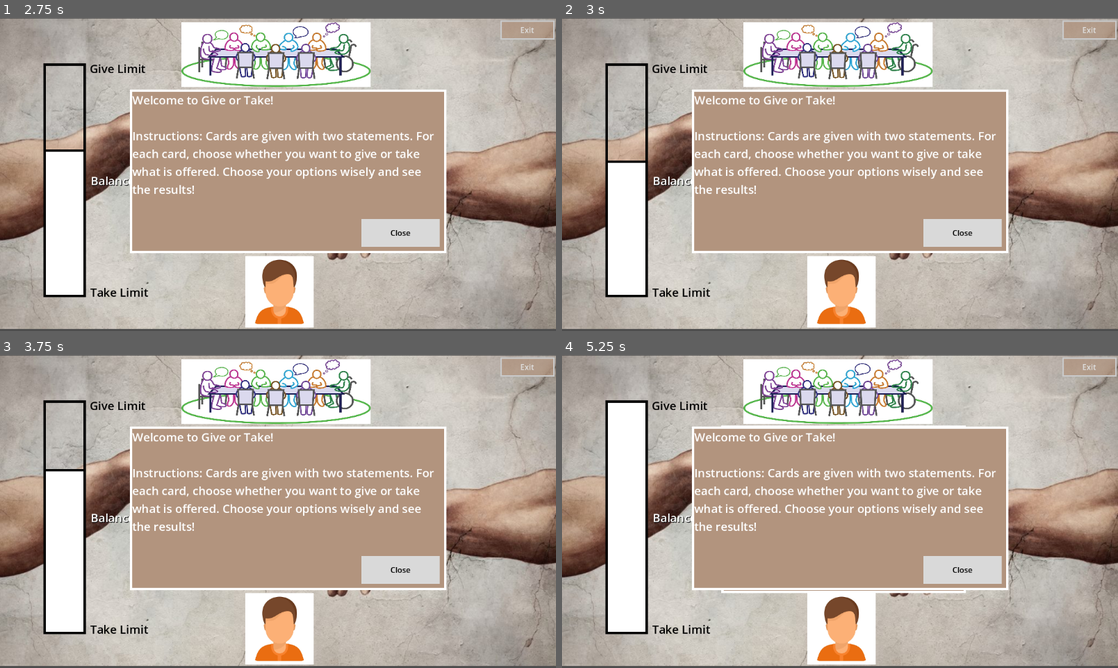
Above: before the commit, frames 1-4 (two rows, left to right).
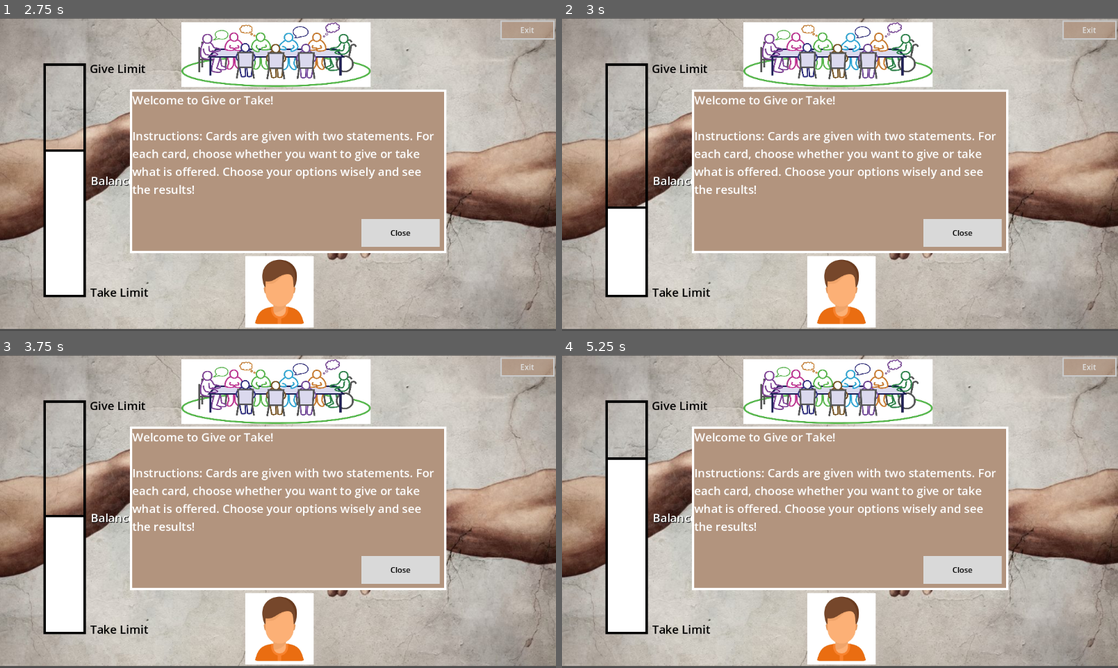
Above: after the commit, the same moments.

Repository: ethanjossi/IgnoranceisBliss
Game: Godot game, scene res://scenes/main.tscn
The game is run twice, just before and just after one commit, with the same random seed, the same clock (stepped at 60 frames per second) and the same inputs.
Inputs:
- Up to frame 1 (2.75 s): click "Play Give or Take" at 0.5 s; click "Give" at 1.25 s; click "Take" at 2 s
- Up to frame 2 (3 s): click "Give" at 2.75 s
- Up to frame 3 (3.75 s): click "Take" at 3.5 s
- Up to frame 4 (5.25 s): click "Give" at 4.25 s; click "Take" at 5 s

Frame 1 is identical in both runs. In frame 2, 1.1% of the frame differs, in the area x 8-15%, y 45-62%; in frame 3, 1.0%; in frame 4, 1.8%, in the area x 8-73%, y 15-77%.

Commit message:
Final Game Push

Diff:
--- a/scripts/GameManager.gd
+++ b/scripts/GameManager.gd
@@ -18,7 +18,7 @@
 var main_menu = load("res://scenes/main.tscn")
 
 # Constants
-const CSV_FILE = "IgnoranceIsBlissQuestions.csv"
+const CSV_FILE = "IgnoranceIsBlissQuestions2.csv"
 const QUESTION_IDX = 0
 const YES_RESP_IDX = 1
 const NO_RESP_IDX = 2
--- a/scripts/GiveorTakeQuestions.csv
+++ b/scripts/GiveorTakeQuestions.csv
@@ -1,10 +1,10 @@
 Give 10% tax on your groceries,-10,Get a grocery discount card,30
 Give away old clothes,-25,Get a closet makeover,40
-Give up watching TV for a week,-30,Get a free movie night with snacks,50
-Give 10% of your paycheck to charity,-10,Get a tax deduction,30
-Give up your morning coffee,-15,Get an extra hour of sleep,25
-Give away your used books,-10,Get a new bestseller,25
-Give up Chipotle for a month,-50,Get a home-cooked meal plan,70
-Give away your old phone,-20,Get a discount on the latest model,35
-Give up sugary snacks,-15,Get a weekly fruit basket,25
-Give up driving for a week,-30,Get a monthly public transport pass,40
+Give up watching TV for a week,-60,Get a free movie night with snacks,50
+Give 10% of your paycheck to charity,-50,Get a tax deduction,30
+Give up your morning coffee to your boss,-40,Get an extra hour of sleep,25
+Give away your used books,-20,Get a new bestseller,25
+Give a meal to a homeless person,-50,Get a home-cooked meal plan,70
+Give away your old phone,-45,Get a discount on the latest model,35
+Donate healthy snacks to a school,-30,Get a weekly fruit basket,25
+Give up driving for a week,-40,Get a monthly public transport pass,40
--- a/scripts/IgnoranceIsBlissQuestions.csv
+++ /dev/null
@@ -1,23 +0,0 @@
-QUESTION,YES MESSAGE,NO MESSAGE,THIRD BUTTON NAME,THIRD BUTTON STAT,YES POINTS,NO POINTS,THIRD POINTS,
-Your friend is making chicken and they are about to drink the raw chicken juice. Do you stay silent?,Your friend died of salmonella. Learn more about raw meat consumption and food safety challenges. Link: https://www.ncbi.nlm.nih.gov/pmc/articles/PMC10779077/,"You saved your friend's life, and educated them on proper food safety practices.",Stop them and tell everyone at school,Good job.,10,-10,-10,
-"You want to buy some new clothes and jewelry, but you don't have a lot of money. Do you want to buy from Shein?",You got some new stuff for a great price! Someone in a factory is working on it. Learn more about them here: https://time.com/6247732/shein-climate-change-labor-fashion/,"You only support corporations that pay their workers fairly and provide them with proper working conditions, even if it means you have to pay more.",They have ethical hiring practices,Are you sure about that?,10,-10,-10,
-There are reports of voter suppression tactics used in an upcoming election. Do you choose to still not vote?,"You stay home on election day, but see how that broad apathy enables anti-democratic practices. Link: https://www.aclu.org/news/civil-liberties/block-the-vote-voter-suppression-in-2020",You make your voice heard by exercising your right to vote.,Attack the capitol,Violence is not the answer,10,-10,-10,
-There are credible reports that your nation's leaders are undermining democratic norms and consolidating power. Do you stay quiet?,It's easier to ignore it and go about your day. But see how unchecked authoritarianism destroys freedoms. Link: https://www.amnesty.org/en/what-we-do/democracy/,You exercise your rights to protest and speak out against anti-democratic actions.,Not my problem,It will be very soon,10,-10,-10,
-A politician has been caught lying to the public about a major policy issue. Do you continue supporting them?,They're still your preferred candidate! But look at this analysis on the corrosive effects of normalized dishonesty. Link: https://ethics.harvard.edu/blog/new-ethics-truth,You hold your elected leaders to a higher standard of truthfulness and accountability.,They know the truth,Brainwashed,10,-10,-10,
-Your government wants to implement a policy that would discriminate against a minority religious group. Do you remain apathetic?,You don't get involved with that controversial issue. But learn how such policies enabled past atrocities. https://www.ushmm.org/genocide-prevention/remotecauses/discrimination-against-groups,You call on your representatives to uphold equal rights and protections for all citizens.,I don't like them anyways,Equality for all,10,-10,-10,
-Officials have been caught engaging in corruption and self-dealing with public funds. Do you chalk it up as normal?,"All politicians are crooked, so why bother caring? However, see how corruption decimates institutions. Link: https://www.transparency.org/en/what-is-corruption",You demand accountability and consequences for the unethical abuse of taxpayer money.,Not my problem,It will be very soon,10,-10,-10,
-Your local law enforcement has faced scrutiny for using excessive force. Do you give them unwavering support anyway?,You back the blue no matter what. But consider the human rights issues around police brutality. Link: https://www.amnesty.org/en/what-we-do/police-brutality/,You call for much-needed reforms to address the legitimate grievances against police misconduct.,Who else is gonna protect us?,Wait till they do it to you,10,-10,-10,
-There are reports of inhumane conditions at your nation's immigration detention centers. Do you choose to ignore it?,You tune out those uncomfortable realities. But see how dehumanizing policies enable human rights abuses. Link: https://www.amnesty.org/en/what-we-do/refugees-asylum-seekers/,"You call for reforms to uphold the basic dignity and fair treatment of all people, including immigrants.",They deserve it,All people deserve to be treated with respect,10,-10,-10,
-Your government wants to roll back environmental regulations to prioritize business interests over conservation. Do you stay silent?,"Environmental issues aren't a huge concern for you. However, see the escalating costs of unchecked climate change. Link: https://www.un.org/en/un75/climate-crisis-race-we-can-win",You voice your opposition to policies that put corporate profits before protecting the planet.,It's out of my control,Will be out of control for future generations too,10,-10,-10,
-Major media outlets have been accused of spreading disinformation and partisan propaganda. Do you keep consuming their content?,You don't fact-check or question the narratives. But learn how misinformation erodes trust and democratic discourse. Link: https://www.cfr.org/backgrounder/misinformation-age-covid-19-and-how-combat-it,"You rely only on credible, nonpartisan sources for news to be a well-informed citizen.",They are all lying,Who's job is it to keep you informed?,10,-10,-10,
-Your nation's electoral system has been identified as being vulnerable to tampering by hostile foreign entities. Do you dismiss it as a non-issue?,You don't see electoral integrity as a big deal. But review how defending against foreign interference is crucial. Link: https://www.brennancenter.org/issues/defend-democracy-against-foreign-interference,You demand authorities take concrete actions to safeguard your nation's electoral process.,I can't stop it,It will get worse,10,-10,-10,
-There are allegations that prisoners in your nation's jails are being subjected to torture and inhumane treatment. Do you ignore it?,You turn a blind eye to what happens behind bars. But see why torture can never be justified. Link: https://www.amnesty.org/en/what-we-do/torture/,You demand authorities uphold the rights and dignity of all incarcerated people.,They deserve it,All people deserve to be treated with respect,10,-10,-10,
-Reports show your government is increasing surveillance and monitoring of citizens' online activities. Do you say nothing?,"You don't worry about digital privacy issues. However, learn why unchecked surveillance endangers civil liberties. Link: https://www.eff.org/issues/mass-surveillance",You voice concerns over potential abuses of overreaching cyber-surveillance powers.,I have nothing to hide,You couldn't hide anything even if you wanted to,10,-10,-10,
-"Investigative journalists have exposed corruption scandals implicating top government officials. Do you dismiss it as ""fake news""?",You disregard revelations of unethical conduct by those in power. But see why a free press is vital. Link: https://cpj.org/reports/2022/12/addressing-global-decline-press-freedom-anti-media-attacks/,You take the accountability reports seriously and insist on transparency.,It's just drama,Drama that affects your rights and liberties,10,-10,-10,
-"Your government wants to crack down on protest rights in the name of ""public safety."" Do you surrender those freedoms?",Public demonstrations aren't a big deal to you. But review why protesting is a protected human right. Link: https://www.amnesty.org/en/what-we-do/freedom-of-peaceful-assembly/,You push back against any attempts to quash the people's right to protest injustice.,Their protests are stupid,Wait till you have to protest for something,10,-10,-10,
-There are disputes over your nation's territorial boundaries and some leaders want to pursue annexation by force. Do you cheer it on?,"You blindly follow the nationalist rallying cries. However, study why unprovoked territorial conquest is a violation. Link: https://www.un.org/en/about-us/un-charter/chapter-1",You advocate diplomacy and respecting national sovereignty over needless military aggression.,Take it all,Inciting violence without proper justification?,10,-10,-10,
-Powerful corporate monopolies have bought influence and gotten laws crafted to entrench their market dominance. Do you say it's not your problem?,You don't care about consolidations of economic power. But see why promoting fair competition is essential. Link: https://www.ftc.gov/tips-advice/competition-guidance/guide-antitrust-laws,You support efforts to rein in undue corporate monopolistic practices.,It's how the world works,"When the prices rice, you will be affected",10,-10,-10,
-Your government has been accused of covering up human rights atrocities and war crimes committed by its military forces. Do you turn a blind eye? ,You don't concern yourself with battlefield conduct. But review what the Geneva Conventions say about the rules of war. Link: https://www.icrc.org/en/document/geneva-conventions-1949-additional-protocols,You demand full investigations and accountability for any credible allegations of war crimes.,War is never pretty,Your tax dollars are funding human rights violations,10,-10,-10,
-There are alarming reports about rapidly shrinking civil rights and democratic backsliding in your country. Do you stay complacent?,"You convince yourself it's not as dire as critics claim. However, learn about the warning signs of democratic erosion. Link: https://freedomhouse.org/report/special-report/2022/repression-has-become-global-norm",You rally to defend democratic institutions and resist authoritarian overreach.,My rights are not affected,They will be,10,-10,-10,
-"Your government wants to outlaw publications, media and speech that is critical of the ruling party's policies. Do you accept those censorship measures?","You don't mind increased censorship in the name of ""unity."" But see why free speech is a bedrock democratic principle. Link: https://www.ohchr.org/en/issues/freedomopinion/pages/standardsources.aspx",You oppose any attempts to suppress freedom of expression and a free press.,They should be censored,Free speech for all,10,-10,-10,
-There are egregious and persistent pay gaps and workplace inequalities faced by women and minorities in your society. Do you claim it's not your concern?,You choose to ignore long-standing unfair treatments. But study why workplace equity is an ethical imperative. Link: https://www.ilo.org/global/topics/equality-and-discrimination/lang--en/index.htm,You advocate for policies and practices to ensure equal opportunities and just treatment.,They are paid the same,Why would they lie,10,-10,-10,
--- /dev/null
+++ b/scripts/IgnoranceIsBlissQuestions2.csv
@@ -0,0 +1,13 @@
+QUESTION,YES MESSAGE,NO MESSAGE,THIRD BUTTON NAME,THIRD BUTTON STAT,YES POINTS,NO POINTS,THIRD POINTS
+Do you stay silent when your friend is about to drink raw chicken juice?,Your friend died of salmonella. Learn more about raw meat consumption and food safety challenges. Link: https://www.ncbi.nlm.nih.gov/pmc/articles/PMC10779077/,"You saved your friend's life, and educated them on proper food safety practices.",Stop them and tell everyone at school,Good job.,20,-20,0
+"Do you stay silent about reports of voter suppression tactics used in an upcoming election?	","You stay home on election day, but see how that broad apathy enables anti-democratic practices. Link: https://www.aclu.org/news/civil-liberties/block-the-vote-voter-suppression-in-2020",You make your voice heard by exercising your right to vote.,Attack the capitol,Violence is not the answer,10,-10,-10
+"Do you continue supporting a politician caught lying to the public about a major policy issue?	",They're still your preferred candidate! But look at this analysis on the corrosive effects of normalized dishonesty. Link: https://ethics.harvard.edu/blog/new-ethics-truth,You hold your elected leaders to a higher standard of truthfulness and accountability.,They know the truth,Brainwashed,10,-10,-10
+Your government wants to implement a policy that would discriminate against a minority religious group. Do you remain apathetic?,You don't get involved with that controversial issue. But learn how such policies enabled past atrocities. https://www.ushmm.org/genocide-prevention/remotecauses/discrimination-against-groups,You call on your representatives to uphold equal rights and protections for all citizens.,I don't like them anyways,Equality for all,10,-10,-10
+"Do you chalk it up as normal when officials are caught engaging in corruption and self-dealing with public funds?	","All politicians are crooked, so why bother caring? However, see how corruption decimates institutions. Link: https://www.transparency.org/en/what-is-corruption",You demand accountability and consequences for the unethical abuse of taxpayer money.,Not my problem,It will be very soon,10,-10,-10
+"Do you give unwavering support to local law enforcement facing scrutiny for using excessive force?	",You back the blue no matter what. But consider the human rights issues around police brutality. Link: https://www.amnesty.org/en/what-we-do/police-brutality/,You call for much-needed reforms to address the legitimate grievances against police misconduct.,Who else is gonna protect us?,Wait till they do it to you,10,-10,-10
+"Do you choose to ignore reports of inhumane conditions at your nation's immigration detention centers?	",You tune out those uncomfortable realities. But see how dehumanizing policies enable human rights abuses. Link: https://www.amnesty.org/en/what-we-do/refugees-asylum-seekers/,"You call for reforms to uphold the basic dignity and fair treatment of all people, including immigrants.",They deserve it,All people deserve to be treated with respect,10,-10,-10
+"Do you stay silent when your government wants to roll back environmental regulations to prioritize business interests over conservation?	","Environmental issues aren't a huge concern for you. However, see the escalating costs of unchecked climate change. Link: https://www.un.org/en/un75/climate-crisis-race-we-can-win",You voice your opposition to policies that put corporate profits before protecting the planet.,It's out of my control,Will be out of control for future generations too,10,-10,-10
+Major media outlets have been accused of spreading disinformation and partisan propaganda. Do you keep consuming their content?,You don't fact-check or question the narratives. But learn how misinformation erodes trust and democratic discourse. Link: https://www.cfr.org/backgrounder/misinformation-age-covid-19-and-how-combat-it,"You rely only on credible, nonpartisan sources for news to be a well-informed citizen.",They are all lying,Who's job is it to keep you informed?,10,-10,-10
+"Do you ignore allegations that prisoners in your nation's jails are being subjected to torture and inhumane treatment?	",You turn a blind eye to what happens behind bars. But see why torture can never be justified. Link: https://www.amnesty.org/en/what-we-do/torture/,You demand authorities uphold the rights and dignity of all incarcerated people.,They deserve it,All people deserve to be treated with respect,10,-10,-10
+"Do you say nothing when your government is increasing surveillance and monitoring of citizens' online activities?	","You don't worry about digital privacy issues. However, learn why unchecked surveillance endangers civil liberties. Link: https://www.eff.org/issues/mass-surveillance",You voice concerns over potential abuses of overreaching cyber-surveillance powers.,I have nothing to hide,You couldn't hide anything even if you wanted to,10,-10,-10
+"Do you dismiss investigative journalists exposing corruption scandals as ""fake news""?	",You disregard revelations of unethical conduct by those in power. But see why a free press is vital. Link: https://cpj.org/reports/2022/12/addressing-global-decline-press-freedom-anti-media-attacks/,You take the accountability reports seriously and insist on transparency.,It's just drama,Drama that affects your rights and liberties,10,-10,-10
Not shown, changed: export_presets.cfg
Not shown: 1 places in giveortake.tres that only renumber resources
Not shown: 1 places in ignoranceisbliss.tres that only renumber resources
Not shown: 1 places in main.tres that only renumber resources
Not shown: 1 places in scenes/give_or_take.tscn that only renumber resources
Not shown: 1 places in scenes/main.tscn that only renumber resources
Not shown: 1 places in scenes/root.tscn that only renumber resources
Not shown, removed: scripts/IgnoranceIsBlissQuestions.csv.import
Not shown, added: scripts/IgnoranceIsBlissQuestions2.csv.import
Not shown, changed: .gitignore
